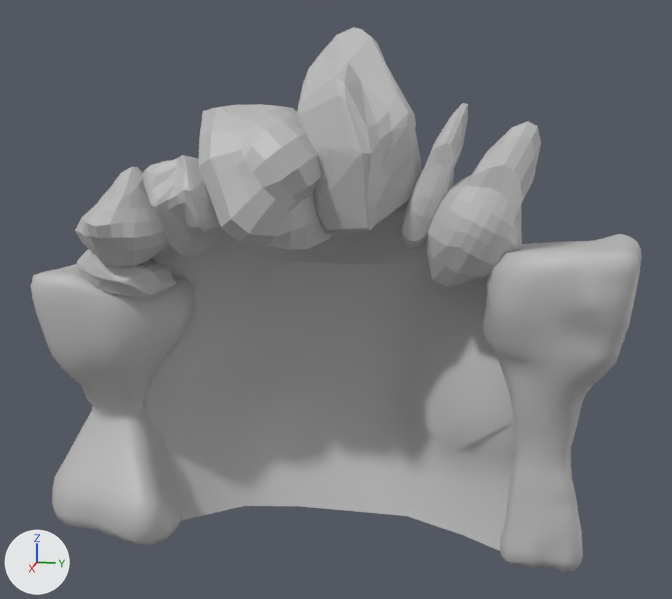
The FBX model Assets/Models/muralWall.fbx: old version first, new version second.
Both versions are drawn from a camera (50 mm lens) standing at (0.579, 0.106, 0.289) and looking at (0.015, -0.007, 0.148). Lighting does not change. The marker at lower left points along +X, +Y and +Z. Where no turn or scale is listed for an object, it has been applied to the vertices.

The older version as bpy lines, for what is in view:
```python
me_mesh_002 = bpy.data.meshes.new('Mesh.002')
me_mesh_002.from_pydata(...)  # 152 vertices, 150 faces; spans x -0.0011..0.0939, y -0.0801..0.0021, z 0.1849..0.2702
me_mesh_002.materials.append(mat_rock)  # grey #bcbcbc
me_mesh_003 = bpy.data.meshes.new('Mesh.003')
me_mesh_003.from_pydata(...)  # 200 vertices, 198 faces; spans x -0.062..0.066, y -0.167..0.143, z -0.004..0.211
me_mesh_003.materials.append(mat_rock)  # grey #bcbcbc
me_mesh_008 = bpy.data.meshes.new('Mesh.008')
me_mesh_008.from_pydata(...)  # 113 vertices, 222 faces; spans x 0.0346..0.0752, y -0.162..-0.0994, z 0.1539..0.1889
me_mesh_008.materials.append(mat_rock)  # grey #bcbcbc
ob_polysurface14 = bpy.data.objects.new('polySurface14', me_mesh_008)
ob_polysurface14.location = (0.0, 0.0, 0.0)
ob_polysurface8 = bpy.data.objects.new('polySurface8', me_mesh_002)
ob_polysurface8.location = (0.0, 0.0, 0.0)
ob_polysurface9 = bpy.data.objects.new('polySurface9', me_mesh_003)
ob_polysurface9.location = (0.0, 0.0, 0.0)
# also in view: 'polySurface12' at (0.032, 0.083, 0.213); 'polySurface7' at (0.066, -0.085, 0.213); 'polySurface13' at (0.032, 0.054, 0.229); 'polySurface11' at (0.031, 0.128, 0.096); 'polySurface6' at (0.036, 0.01, 0.251)
```
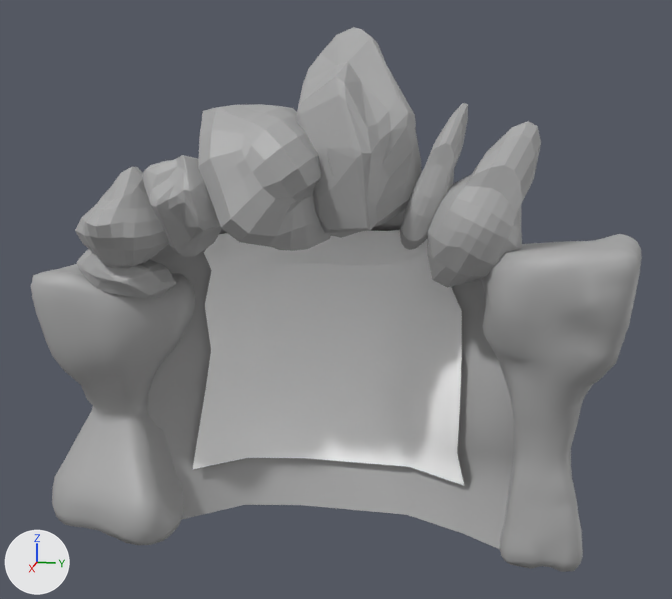
Patch to the scene script:
```diff
--- a/Assets/Models/muralWall.fbx.py
+++ b/Assets/Models/muralWall.fbx.py
@@ mat_standardsurface2 @@
+mat_standardsurface2 = principled_material('standardSurface2')
+mat_standardsurface2.base_color = (0.4, 0.4, 0.4)  # grey #aaaaaa
@@ mat_lambert2 @@
+mat_lambert2 = principled_material('lambert2')
+mat_lambert2.base_color = (1.0, 1.0, 1.0)  # white #ffffff
@@ me_mesh_003 @@
 # used by ob_polysurface9; location = (0.0, 0.0, 0.0)
-me_mesh_003.from_pydata(...)  # 200 vertices, 198 faces; spans x -0.062..0.066, y -0.167..0.143, z -0.004..0.211
+me_mesh_003.from_pydata(...)  # 80 vertices, 63 faces; spans x -0.044..0.066, y -0.134..0.112, z -0.004..0.211
+# me_mesh_003 part 1
+# 124 vertices are removed from x -0.062..0.066, y -0.167..0.143, z -0.004..0.211
+# 141 faces are deleted
+# 1 vertex moves from x 0.032, y 0.069, z 0.08 to x 0.014, y 0.073, z 0.08
+# 4 vertices are added at (0.028, -0.125, 0.162), (0.039, -0.124, 0.176), (0.013, 0.074, 0.19), (0.051, -0.115, 0.19)
+# 6 new faces join them
+# me_mesh_003 part 2: 57 faces spanning x -0.044..0.059, y -0.134..0.112, z -0.004..0.211 switch from mat_rock (grey #bcbcbc) to mat_standardsurface2 (grey #aaaaaa)
@@ me_mesh_003_1 @@
+me_mesh_003_1.from_pydata(...)  # 48 vertices, 35 faces; spans x -0.044..0.026, y -0.105..0.078, z 0.027..0.19
+me_mesh_003_1.materials.append(mat_lambert2)  # white #ffffff
@@ ob_polysurface9 @@
 ob_polysurface9 = bpy.data.objects.new('polySurface9', me_mesh_003)
-ob_polysurface9.location = (0.0, 0.0, 0.0)
+ob_polysurface9.location = (-0.002, 0.0, 0.0)
@@ ob_mural_walls_polysurface9 @@
+ob_mural_walls_polysurface9 = bpy.data.objects.new('Mural_Walls:polySurface9', me_mesh_003_1)
+ob_mural_walls_polysurface9.location = (0.0042, 0.0, 0.0)
```

Pixel boxes (x1, y1, x2, y2) of what changed, in the pictures (672 x 599 px):
'polySurface9', reshaped, moved: before (143, 209, 514, 551); after (148, 209, 514, 549)
'Mural_Walls:polySurface9', added: after (193, 230, 464, 485)
part 1 of me_mesh_003, cut back: before (143, 244, 214, 415); after (150, 244, 212, 304)
part 2 of me_mesh_003, recoloured: before (147, 209, 514, 551); after (148, 209, 514, 549)
